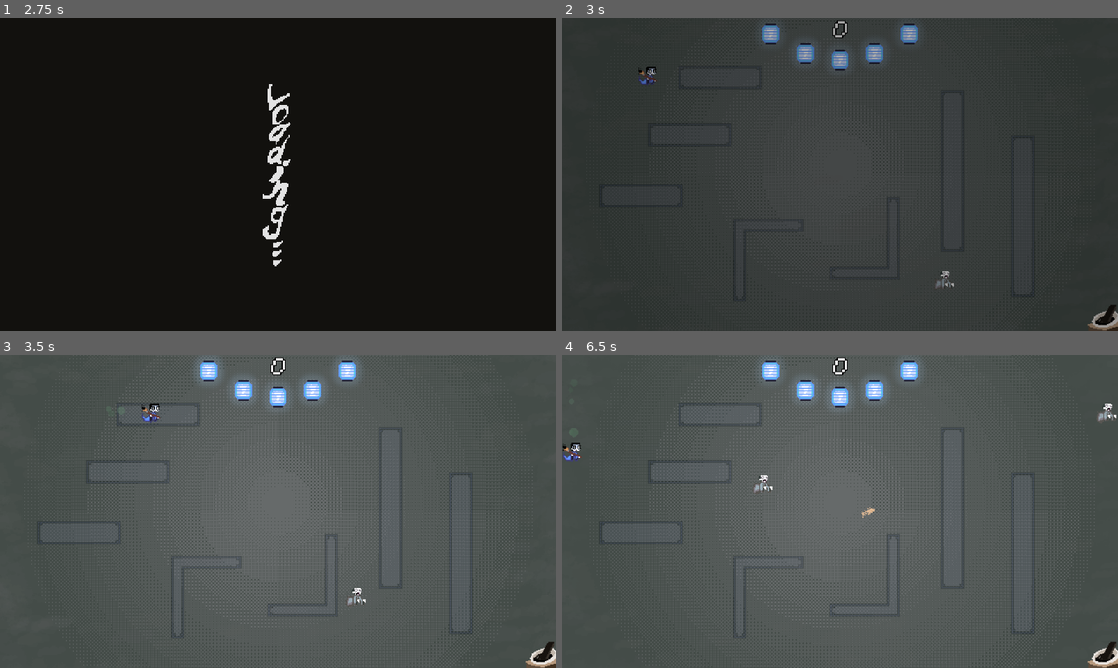
Above: before the commit, frames 1-4 (two rows, left to right).
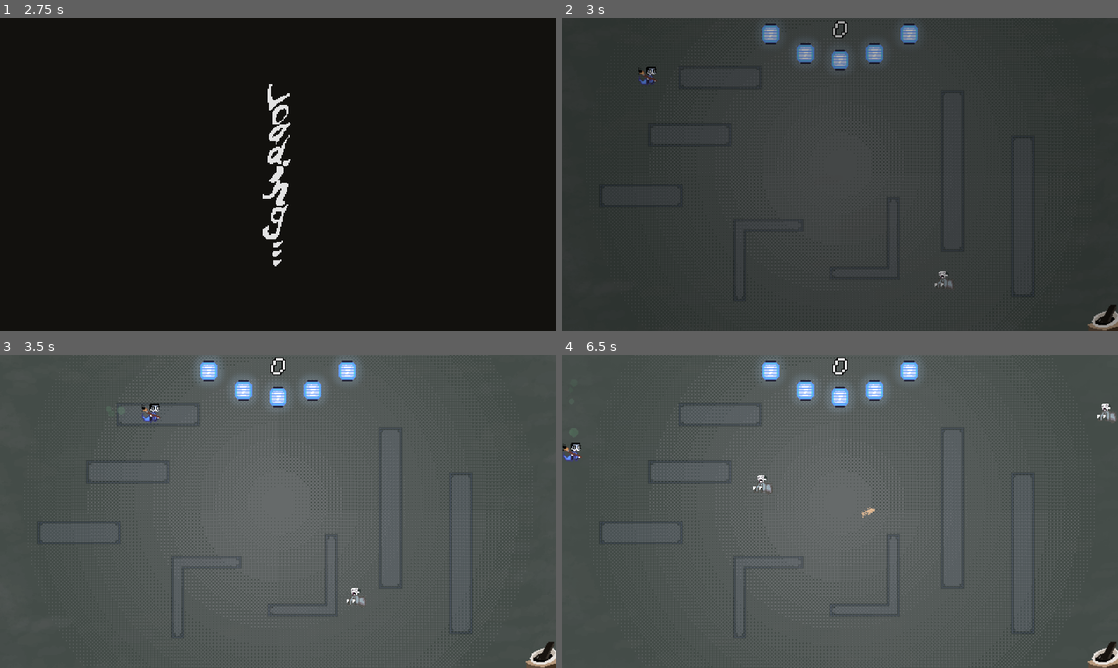
Above: after the commit, the same moments.

Repository: wintermute-cell/wmj25
Game: Godot game, scene res://scenes/main_menu.tscn
Same seed, same stepped clock (60 frames per second), same inputs: the game is played once before the commit and once after it. The engine's default icon, where the game draws it, is replaced by a stand-in: a white triangle on a blue panel in a dark square. Sound files missing from this copy of the repository are replaced by a short silence.
Inputs (mouse positions are in pixels of both pictures, inside the frame that each line leads up to):
- Up to frame 1 (2.75 s): click "Start Game" at 0.5 s; tap Enter at 1.25 s; move the mouse to (400, 158) at 1.27 s; hold D (right) 1.28-2.03 s; hold E 1.28-2.03 s; click (400, 158) at 1.42 s; tap Space at 2 s; move the mouse to (166, 190) at 2.02 s; hold S (down) from 2.03 s (still down); tap E at 2.1 s
- Up to frame 2 (3 s): move the mouse to (895, 105) at 2.77 s; release S (down) at 2.78 s; hold D (right) from 2.78 s (still down); hold E from 2.78 s (still down)
- Up to frame 3 (3.5 s): keep holding D (right); keep holding E
- Up to frame 4 (6.5 s): move the mouse to (812, 574) at 3.52 s; release D (right) at 3.53 s; release E at 3.53 s; hold W (up) 3.53-4.28 s; tap E at 3.6, 5.1 s; click (812, 574) at 3.67 s; move the mouse to (1006, 558) at 4.27 s; hold E 4.28-5.03 s; hold A (left) 4.28-5.78 s; move the mouse to (673, 464) at 5.02 s; move the mouse to (867, 511) at 5.77 s; hold S (down) from 5.78 s (still down); hold E from 5.78 s (still down); click (867, 511) at 5.92 s

Frame 1 is identical in both runs. In frame 2, less than 0.1% of the frame differs, in the area x 67-71%, y 80-87%; in frame 3, 0.1%; in frame 4, 0.2%, in the area x 34-100%, y 15-44%.

Commit message:
enemies look direction flips according to move direction

Diff:
--- a/godot_project/scripts/enemy.gd
+++ b/godot_project/scripts/enemy.gd
@@ -92,6 +92,15 @@
 	else:
 		velocity = Vector2.ZERO
 
+	# flip sprite based on movement direction
+	if velocity.x < 0:
+		$AnimatedSpriteBasic.flip_h = true
+		$AnimatedSpriteDasher.flip_h = true
+	elif velocity.x >= 0:
+		$AnimatedSpriteBasic.flip_h = false
+		$AnimatedSpriteDasher.flip_h = false
+
+
 	# move with collision
 	move_and_slide()
 
@@ -124,7 +133,6 @@
 		enemy_type = EnemyType.DASHER
 		speed = 50.0
 		damage_per_second = 30.0
-		scale = Vector2.ONE * 2.0
 		$AnimatedSpriteBasic.hide()
 		$AnimatedSpriteDasher.show()
 
